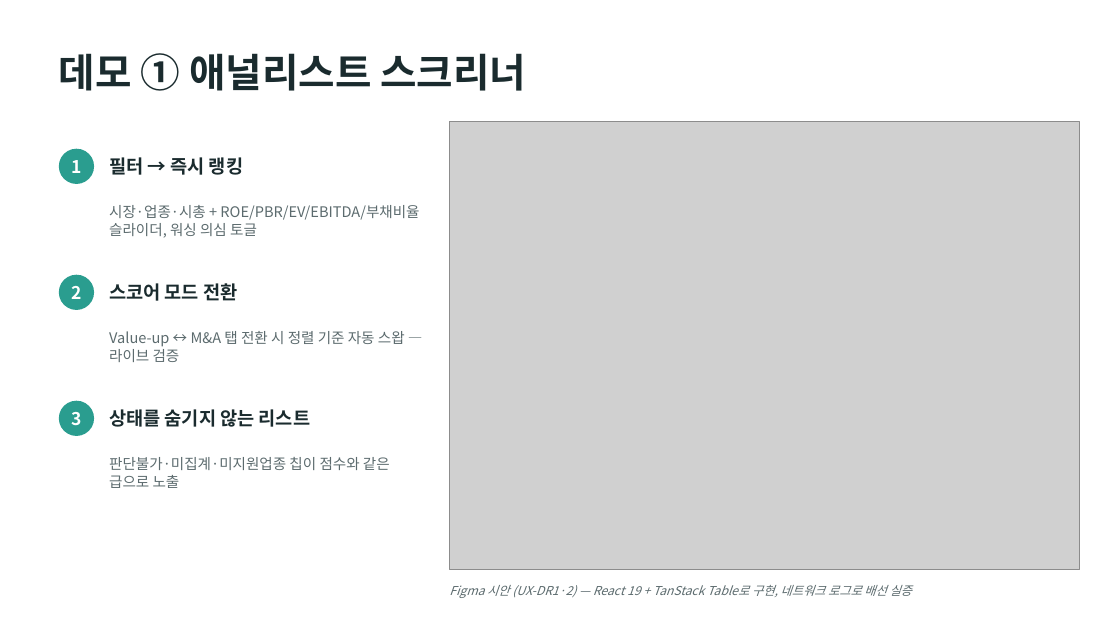
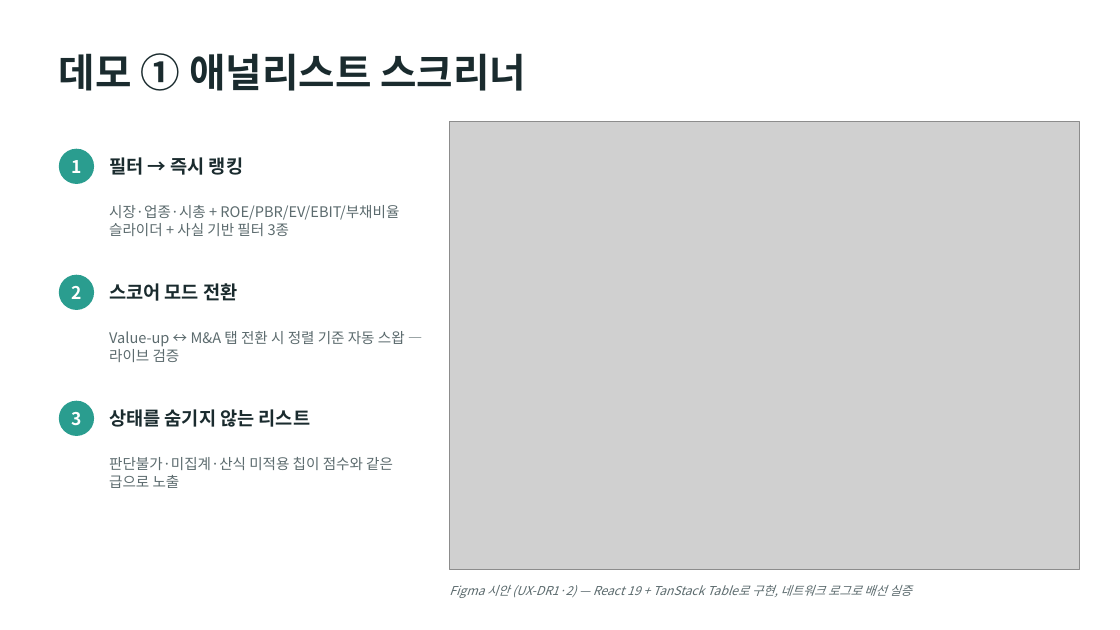
Before and after one commit to dariajkim-star/valueup-washing-lab, a slide deck: slide 4 of docs/valueup-washing-deck.pptx. Drawn at 1120x630 pixels with LibreOffice and Linux fonts; fonts in the diff are those of the drawing; grey boxes stand for pictures. Boxes give left, top, right and bottom in pixels: in the first picture for what was removed or moved away, otherwise in the second. Text is boxed around its words. In the diff, an @@ line names an element or a change of style, - is before the commit and + after.

```diff
--- a/docs/valueup-washing-deck.pptx
+++ b/docs/valueup-washing-deck.pptx
@@ text at [109,205,399,236]: text changed @@
-시장·업종·시총 + ROE/PBR/EV/EBITDA/부채비율 슬라이더, 워싱 의심 토글
+시장·업종·시총 + ROE/PBR/EV/EBIT/부채비율 슬라이더 + 사실 기반 필터 3종
@@ text at [109,457,393,488]: text changed @@
-판단불가·미집계·미지원업종 칩이 점수와 같은 급으로 노출
+판단불가·미집계·산식 미적용 칩이 점수와 같은 급으로 노출
```
Also in this commit, not shown: 9 other slides changed, 2 other files.
